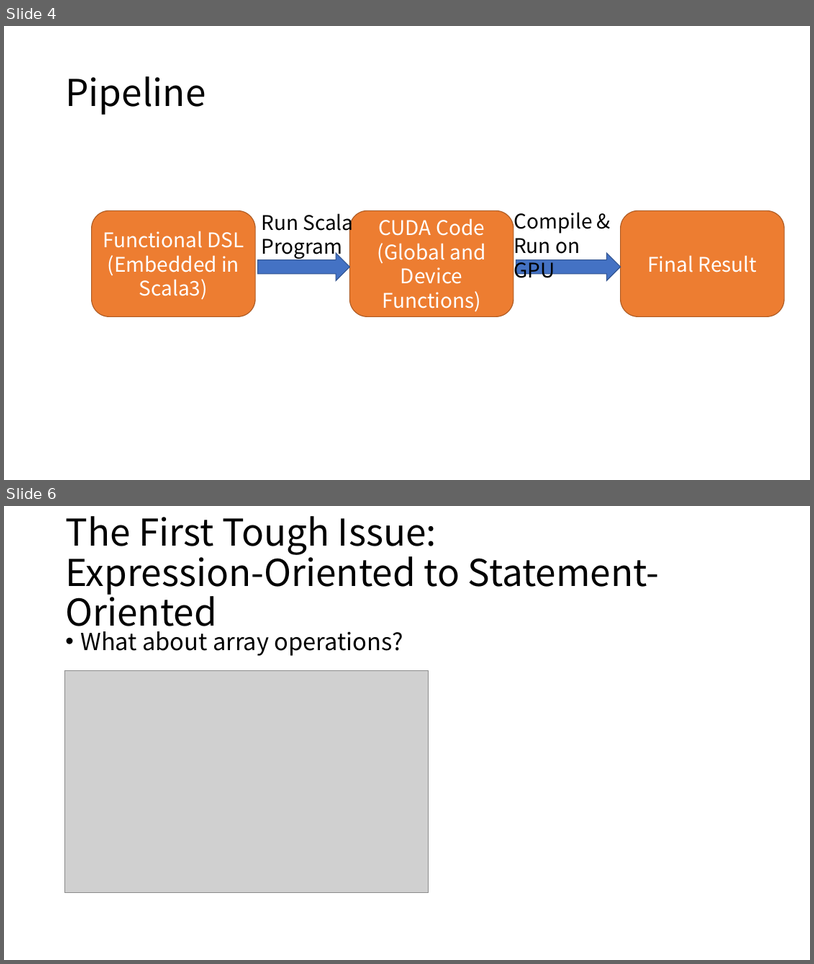
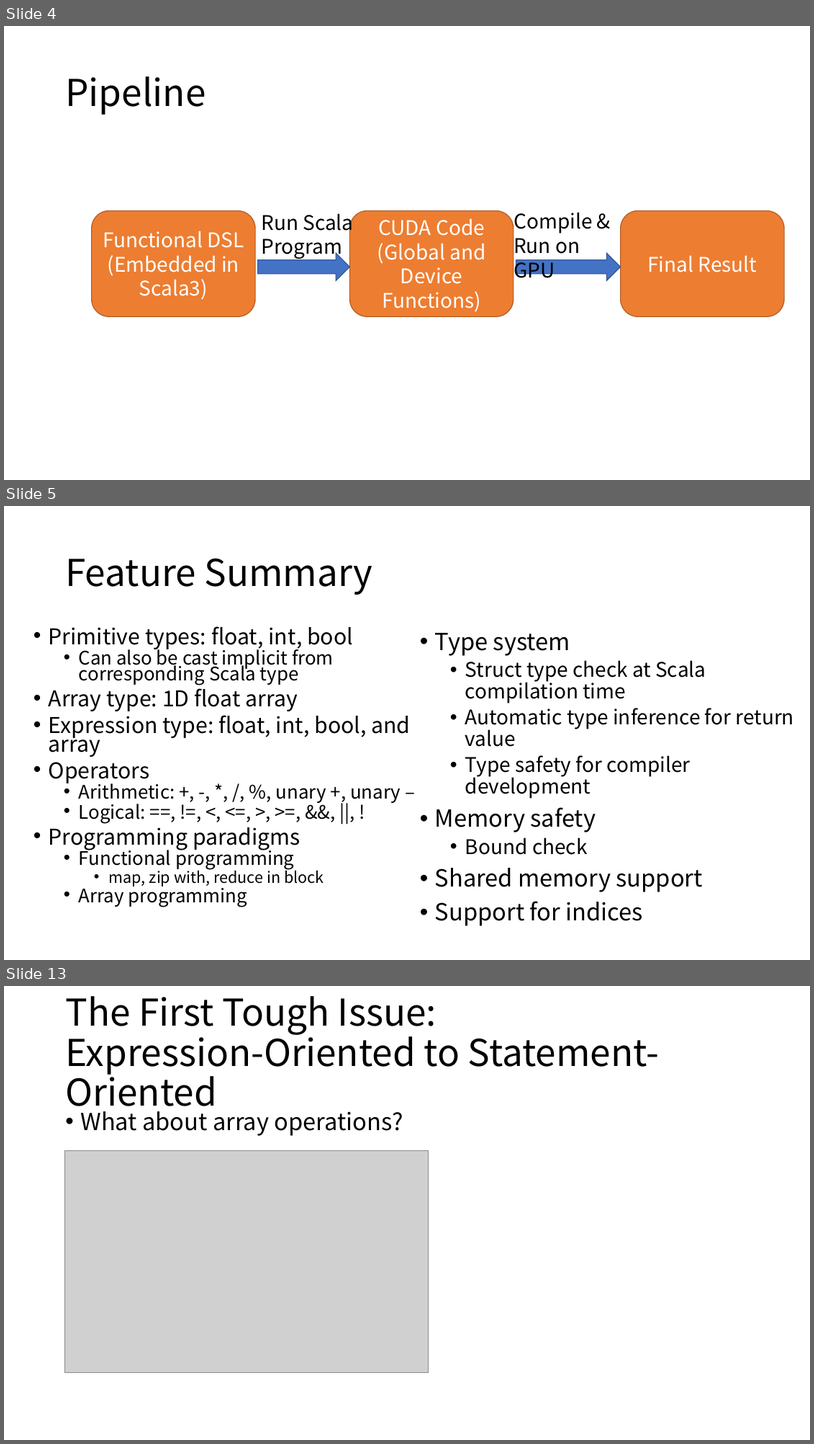
Before and after one commit to ZhenbangYou/A-Functional-Language-for-Parallel-Computing, a slide deck: A Functional Language for Parallel Computing.pptx. Shown one above the other, each under a label of ours: slides 4 and 6 before the commit, slides 4, 5 and 13 after it; the slides between them are not shown. The pictures are 814x964 and 814x1444 pixels, drawn with LibreOffice and Linux fonts; fonts in the diff are those of the drawing; grey boxes stand for pictures. Boxes give left, top, right and bottom in pixels: in the first picture for what was removed or moved away, otherwise in the second. Text is boxed around its words. In the diff, an @@ line names an element or a change of style, - is before the commit and + after.

```diff
--- a/A Functional Language for Parallel Computing.pptx
+++ b/A Functional Language for Parallel Computing.pptx
@@ slide 5 added at bbox=[4, 506, 810, 960], background #FFFFFF @@
@@ title added at bbox=[65, 558, 373, 595], 44 pt, text #000000 @@
+Feature Summary
@@ text added at bbox=[49, 626, 410, 906], 22.2 pt, text #000000 @@
+• Primitive types: float, int, bool
+  • Can also be cast implicit from corresponding Scala type
+• Array type: 1D float array
+• Expression type: float, int, bool, and array
+• Operators
+  • Arithmetic: +, -, *, /, %, unary +, unary –
+  • Logical: ==, !=, <, <=, >, >=, &&, ||, !
+• Programming paradigms
+  • Functional programming
+    • map, zip with, reduce in block
+  • Array programming
@@ text added at bbox=[435, 633, 795, 926], 24 pt, text #000000 @@
+• Type system
+  • Struct type check at Scala compilation time
+  • Automatic type inference for return value
+  • Type safety for compiler development
+• Memory safety
+  • Bound check
+• Shared memory support
+• Support for indices
@@ what was slide 6 is now slide 13 @@
```
Also in this commit, not shown: 6 slides changed, 22 other slides added, 1 slide removed.
